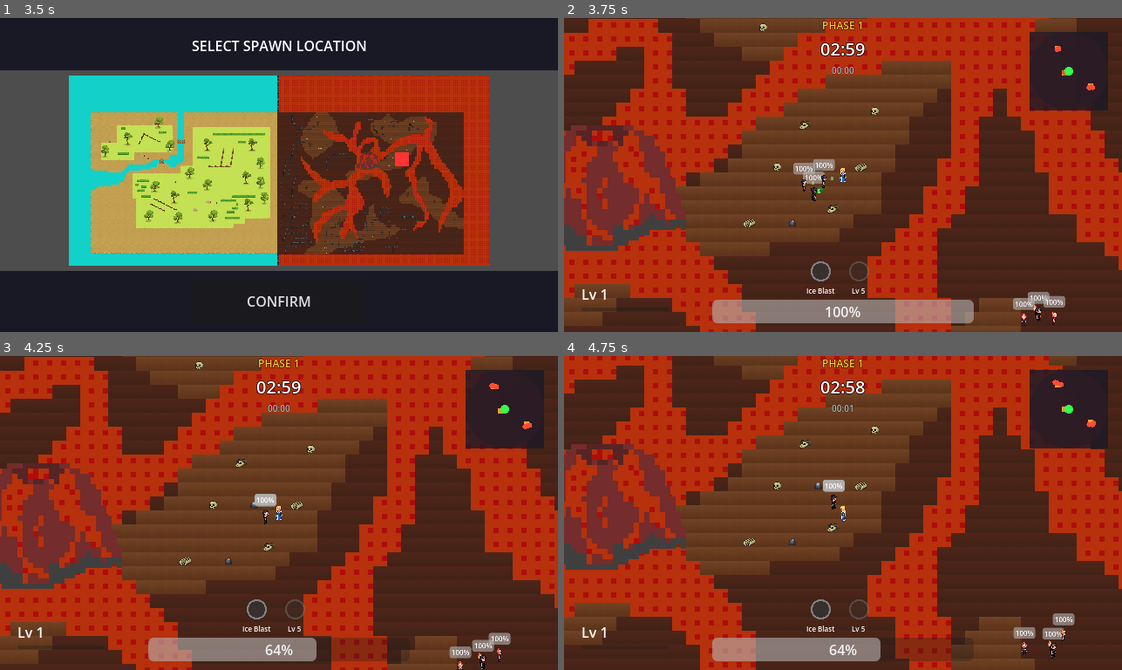
Above: before the commit, frames 1-4 (two rows, left to right).
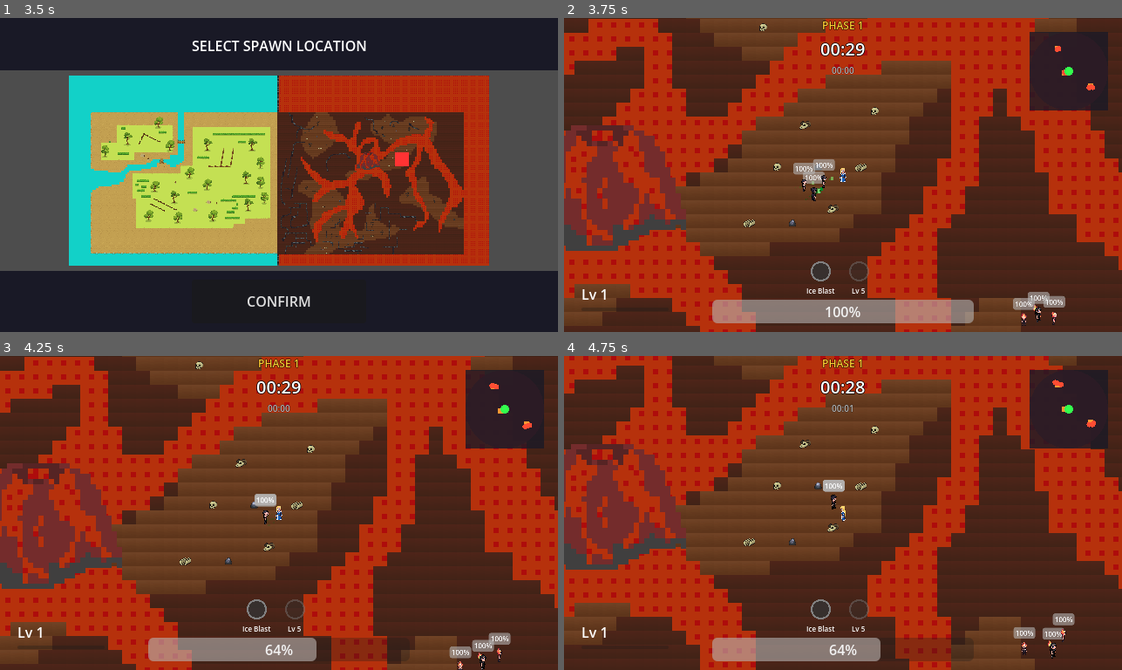
Above: after the commit, the same moments.

Repository: popochangli/godot-battle-royale
Game: Godot game, scene res://ui/main_menu.tscn
Same seed, same stepped clock (60 frames per second), same inputs: the game is played once before the commit and once after it.
Inputs (mouse positions are in pixels of both pictures, inside the frame that each line leads up to):
- Up to frame 1 (3.5 s): click (228, 175) at 0.52 s; type "12" at 0.6 s; click "Single Player" at 1.25 s; click "PLAY" at 2 s; tap Enter at 2.75 s; move the mouse to (401, 159) at 2.77 s; hold D from 2.78 s (still down); click (401, 159) at 2.92 s
- Up to frame 2 (3.75 s): release D at 3.5 s; click "CONFIRM" at 3.5 s
- Up to frame 3 (4.25 s): no input
- Up to frame 4 (4.75 s): move the mouse to (731, 528) at 4.27 s; hold S from 4.28 s (still down)

Frame 1 is identical in both runs. In frame 2, 0.1% of the frame differs, in the area x 47-53%, y 7-13%; in frame 3, 0.1%; in frame 4, 0.1%.

Commit message:
feat: update phase timer

Diff:
--- a/zone/zone_manager.gd
+++ b/zone/zone_manager.gd
@@ -31,10 +31,10 @@
 
 var phase_config: Array = [
 	{"wait_time": 0.0, "size_percent": 1.0, "shrink_duration": 0.0},
-	{"wait_time": 180.0, "size_percent": 0.8, "shrink_duration": 15.0},
-	{"wait_time": 120.0, "size_percent": 0.5, "shrink_duration": 10.0},
-	{"wait_time": 120.0, "size_percent": 0.2, "shrink_duration": 5.0},
-	{"wait_time": 60.0, "size_percent": 0.1, "shrink_duration": 3.0},
+	{"wait_time": 30.0, "size_percent": 0.8, "shrink_duration": 15.0},
+	{"wait_time": 30.0, "size_percent": 0.5, "shrink_duration": 10.0},
+	{"wait_time": 15.0, "size_percent": 0.2, "shrink_duration": 5.0},
+	{"wait_time": 15.0, "size_percent": 0.1, "shrink_duration": 3.0},
 ]
 
 var accumulated_damage: Dictionary = {}
